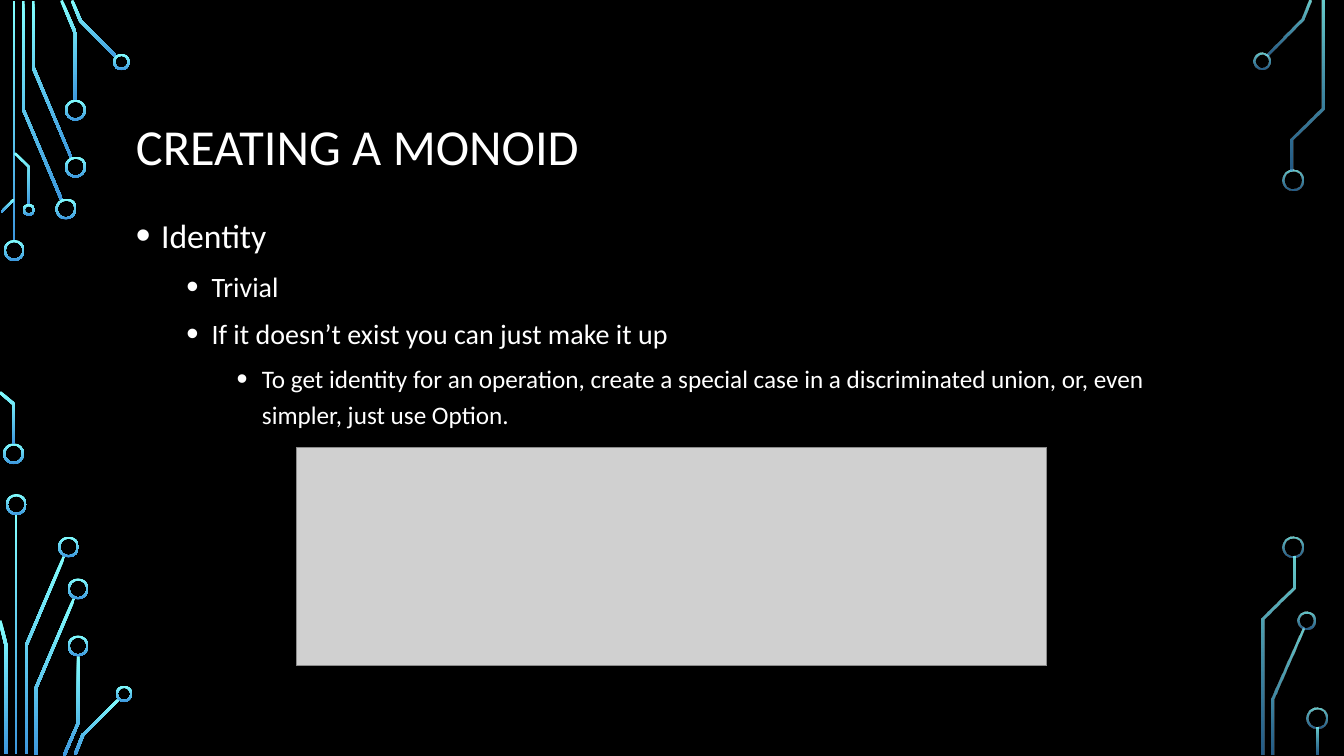
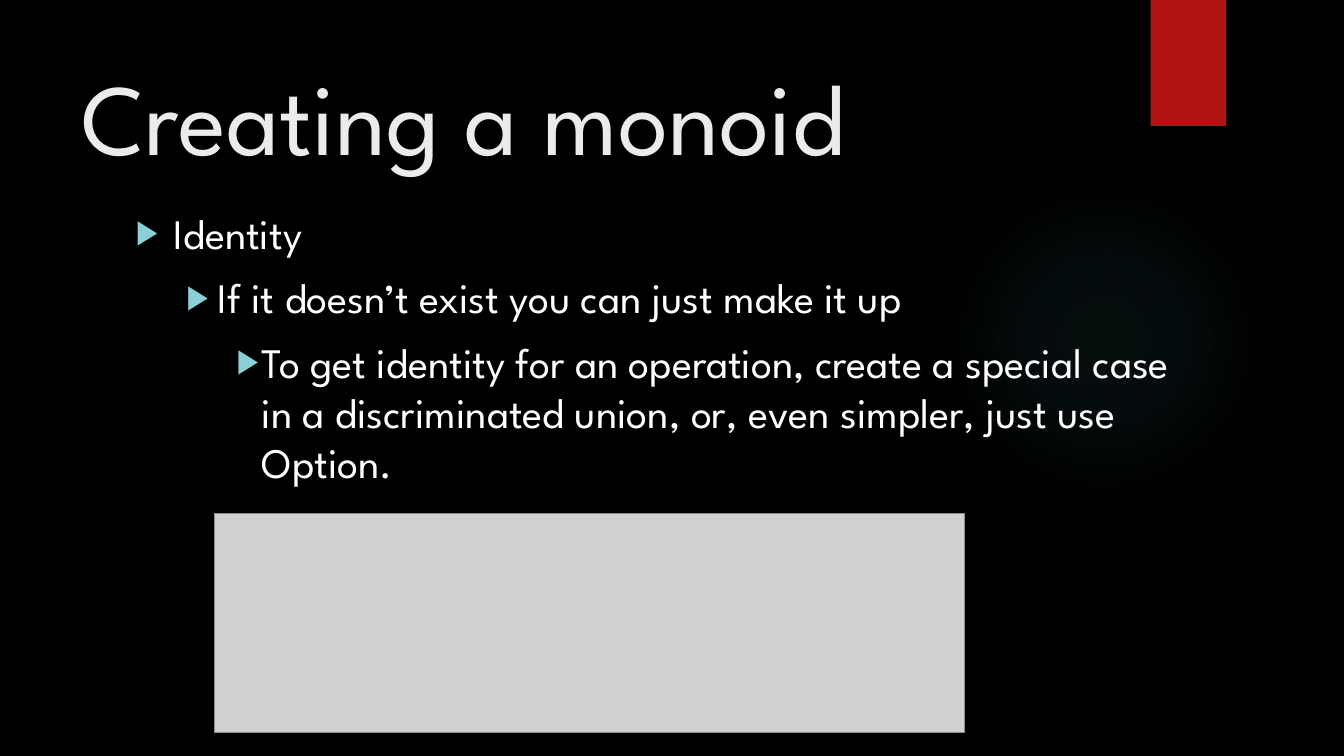
Before and after one commit to daleardi/roptalk, a slide deck: slide 36 of Monadic Error Handling Final.pptx. Drawn at 1344x756 pixels with LibreOffice and Linux fonts; fonts in the diff are those of the drawing; grey boxes stand for pictures; background and template pictures are left out. Boxes give left, top, right and bottom in pixels: in the first picture for what was removed or moved away, otherwise in the second. Text is boxed around its words. In the diff, an @@ line names an element or a change of style, - is before the commit and + after.

Commit message:
changed font size

```diff
--- a/Monadic Error Handling Final.pptx
+++ b/Monadic Error Handling Final.pptx
@@ rectangle added at bbox=[1150, 0, 1226, 126], fill #B01513 @@
@@ title "Creating a monoid" at bbox=[81, 85, 845, 177]: vertical alignment middle to top @@
@@ title at bbox=[81, 85, 845, 177]: text changed; size 36 to 72 pt; font Calibri to League Spartan; text colour #FFFFFF to #EBEBEB @@
-CREATING A MONOID
+Creating a monoid
@@ text "Identity" at bbox=[174, 220, 1169, 487]: size 24 to 30 pt in "Identity"; font Calibri to League Spartan; size 20 to 30 pt in "If it doesn’t exist you can just ..."; size 18 to 30 pt in "To get identity for an operation, create ..."; bullet • to ▶; line spacing 1.2 to 1; more space between paragraphs @@
@@ ellipse added at bbox=[949, 185, 1259, 495], fill gradient #50B9C1 @@
@@ text at bbox=[212, 277, 279, 298]: paragraph removed @@
-  • Trivial
@@ picture: place and size @@
-picture at bbox=[296, 448, 1047, 666]
+picture at bbox=[215, 514, 965, 733]
@@ group removed at bbox=[0, 0, 1328, 756]: 33 freeform shapes, 3 rectangles @@
```
Also in this commit, not shown: 40 other slides changed.
